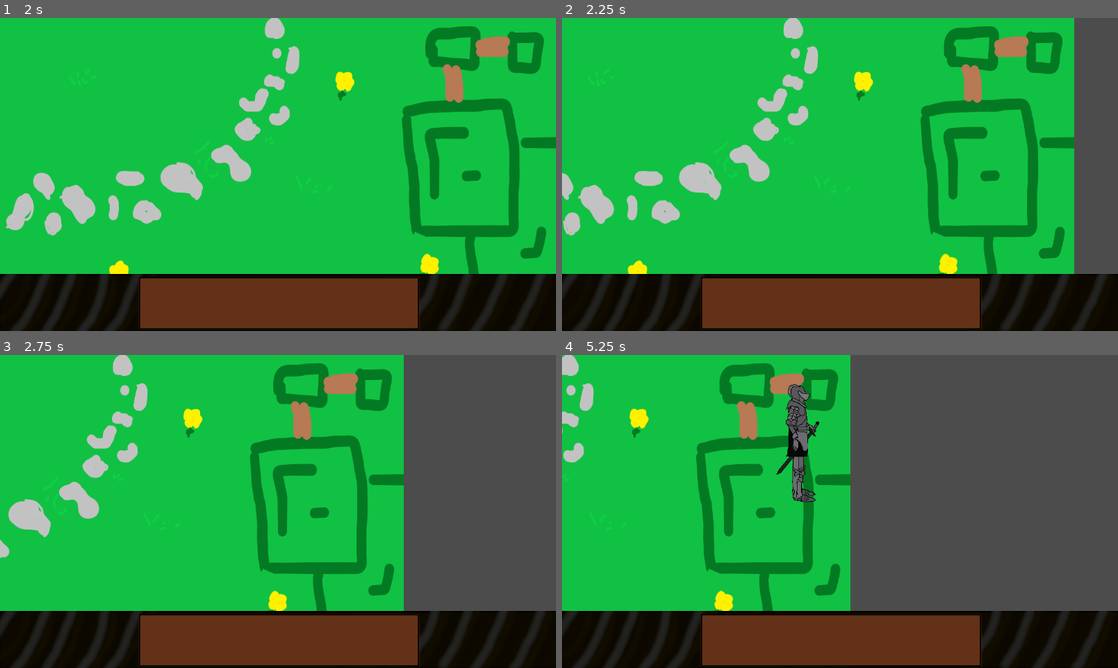
Above: before the commit, frames 1-4 (two rows, left to right).
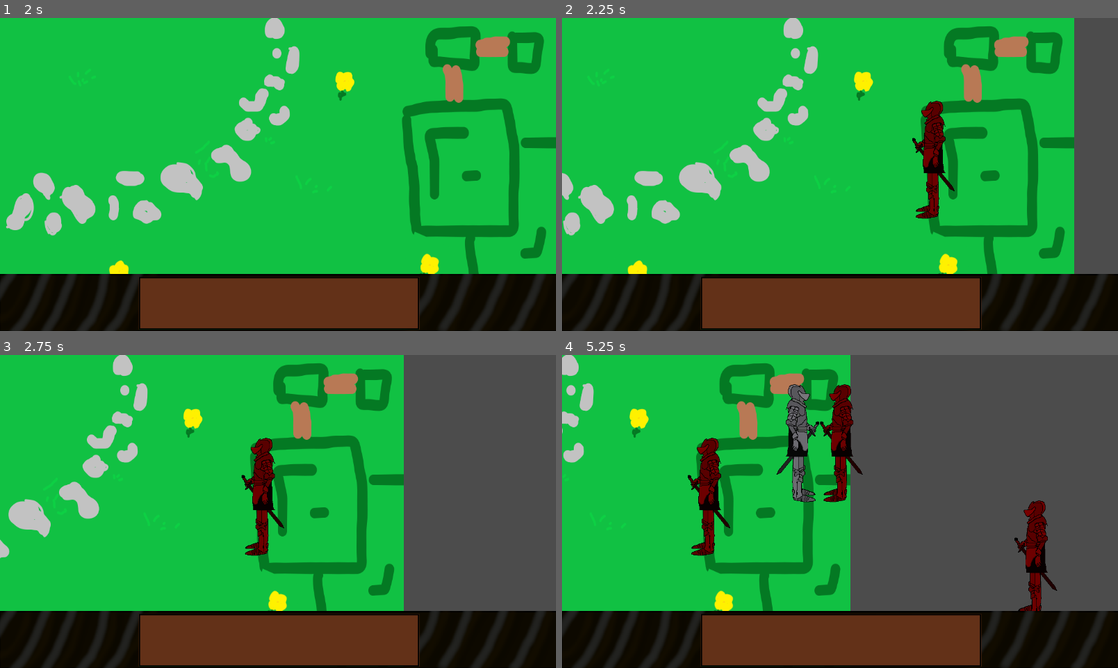
Above: after the commit, the same moments.

Repository: An0n3m0us/RSS-Godot
Game: Godot game, scene res://src/game/IntroScreen.tscn
Two runs of this game, one before a commit and one after it. Both use one fixed random seed, a clock stepped at 60 frames per second and the inputs below.
Inputs (mouse positions are in pixels of both pictures, inside the frame that each line leads up to):
- Up to frame 1 (2 s): click (88, 115) at 0.5 s; click (88, 115) at 1.25 s
- Up to frame 2 (2.25 s): tap Enter at 2 s; move the mouse to (962, 158) at 2.02 s; hold Right from 2.03 s (still down); tap 2 at 2.1 s; click (962, 158) at 2.17 s
- Up to frame 3 (2.75 s): keep holding Right
- Up to frame 4 (5.25 s): release Right at 2.75 s; drag from (728, 527) to (812, 574) at 2.77 s; move the mouse to (895, 442) at 3.52 s; hold Right 3.53-4.25 s; tap 1 at 3.6 s; click (895, 442) at 3.67 s; tap 2 at 3.8, 5.1 s; drag from (812, 574) to (673, 464) at 4.27 s; move the mouse to (1006, 558) at 5.02 s; hold Left from 5.03 s (still down); click (1006, 558) at 5.17 s

Frame 1 is identical in both runs. In frame 2, 1.3% of the frame differs, in the area x 63-71%, y 26-65%; in frame 3, 1.3%; in frame 4, 3.7%, in the area x 22-90%, y 9-82%.

Commit message:
Add enemy spawn key

Diff:
--- a/src/scripts/GameScene.gd
+++ b/src/scripts/GameScene.gd
@@ -23,6 +23,15 @@
 			player.name = str(rng.randf_range(-10.0, 10.0))
 			player.position = get_global_mouse_position()
 			add_child(player)
+		if event.pressed and event.scancode == KEY_2:
+			var scene = load("res://src/actors/Esquire-enemy.tscn")
+			var player = scene.instance()
+			var rng = RandomNumberGenerator.new()
+			rng.randomize()
+			player.name = str(rng.randf_range(-10.0, 10.0))
+			player.position = get_global_mouse_position()
+			player.scale = Vector2(-1, 1)
+			add_child(player)
 
 	if event is InputEventMouseButton and event.button_index == BUTTON_LEFT:
 		if event.pressed:
@@ -45,7 +54,7 @@
 			query.transform = Transform2D(0, (drag_end + drag_start) / 2)
 			selected = space.intersect_shape(query)
 			for item in selected:
-				print(item.collider.position)
+				print(item.collider.name)
 	if event is InputEventMouseMotion and dragging:
 		update()
 
